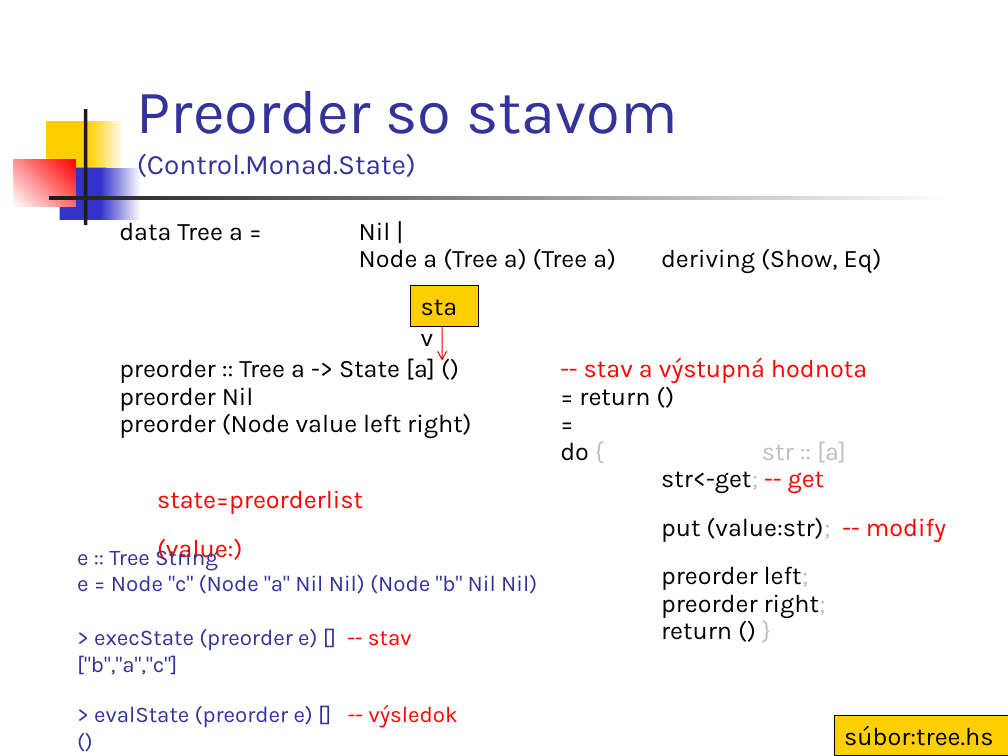
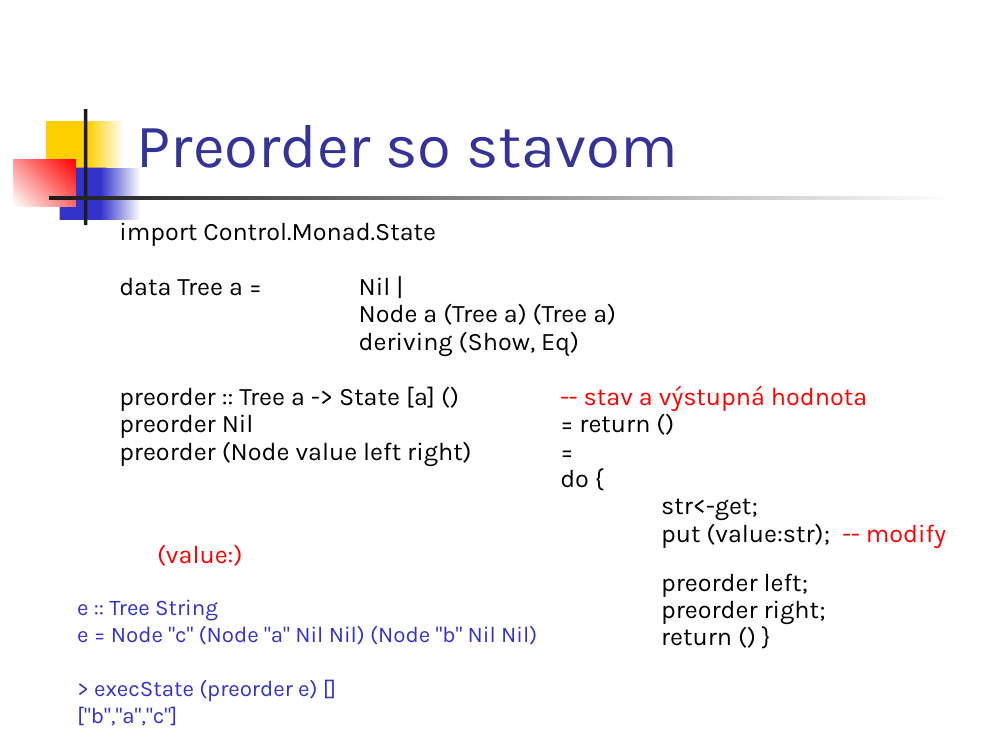
Before and after one commit to Funkcionalne/Prednasky, a slide deck: slide 46 of 12/12_fpro.ppt (slide 35 before the commit). Drawn at 1008x756 pixels with LibreOffice and Linux fonts; fonts in the diff are those of the drawing. Boxes give left, top, right and bottom in pixels: in the first picture for what was removed or moved away, otherwise in the second. Text is boxed around its words. In the diff, an @@ line names an element or a change of style, - is before the commit and + after.

```diff
--- a/12/12_fpro.ppt
+++ b/12/12_fpro.ppt
@@ title at bbox=[137, 125, 678, 168]: text changed; size 20 to 44 pt @@
-Preorder so stavom
-(Control.Monad.State)
+Preorder so stavom
@@ text at bbox=[119, 217, 436, 246]: paragraph added @@
+import Control.Monad.State
@@ rectangle removed at bbox=[410, 285, 478, 326] @@
-stav
@@ text at bbox=[359, 304, 616, 356]: text changed @@
-Node a (Tree a) (Tree a) deriving (Show, Eq)
+Node a (Tree a) (Tree a)
+deriving (Show, Eq)
@@ arrow removed from (443, 319) to (443, 361) @@
@@ text at bbox=[560, 469, 758, 521]: text changed; text colour #FF0000 to #000000 @@
-do { str :: [a]
-str<-get; -- get state=preorderlist
+do {
+str<-get;
@@ text at bbox=[661, 519, 946, 646]: text colour #BFBFBF to #000000 in "(value:str);", "left;", "right;", "}" @@
@@ text "e :: Tree String": place and size @@
-text "e :: Tree String" at bbox=[77, 544, 537, 728]
+text "e :: Tree String" at bbox=[77, 599, 537, 726]
@@ text at bbox=[77, 599, 537, 726]: text colour #333399 to #3333CC in "e :: Tree String", "e = Node "c" (Node "a" Nil ...", "["b","a","c"]" @@
@@ text at bbox=[94, 680, 317, 702]: text changed; text colour #333399 to #3333CC @@
-> execState (preorder e) [] -- stav
+> execState (preorder e) []
@@ text at bbox=[94, 705, 458, 728]: paragraphs removed @@
-> evalState (preorder e) [] -- výsledok
-()
@@ rectangle removed at bbox=[835, 716, 1008, 756] @@
-súbor:tree.hs
```
Also in this commit, not shown: 24 other slides changed, 23 slides added, 11 slides removed, 7 other files.
